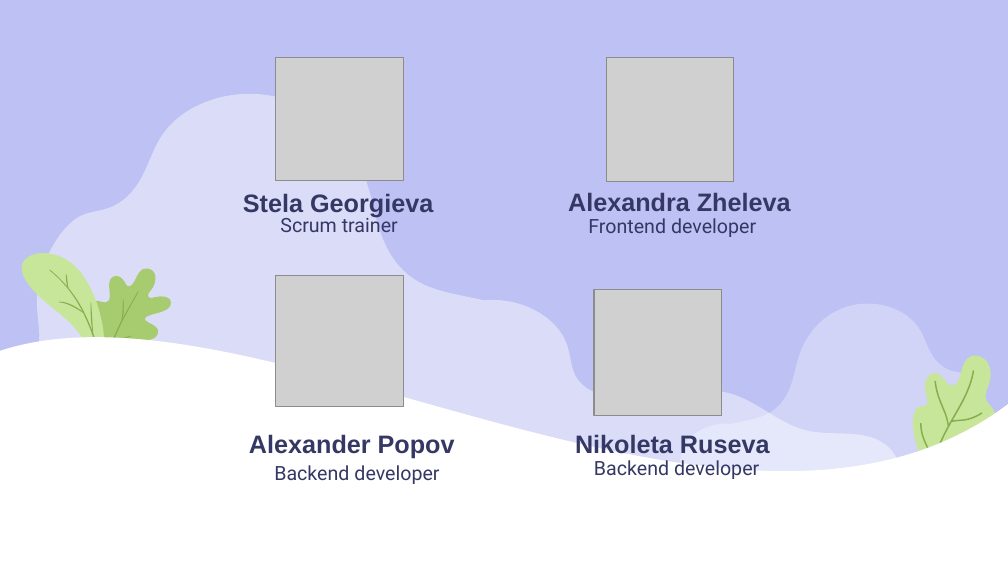
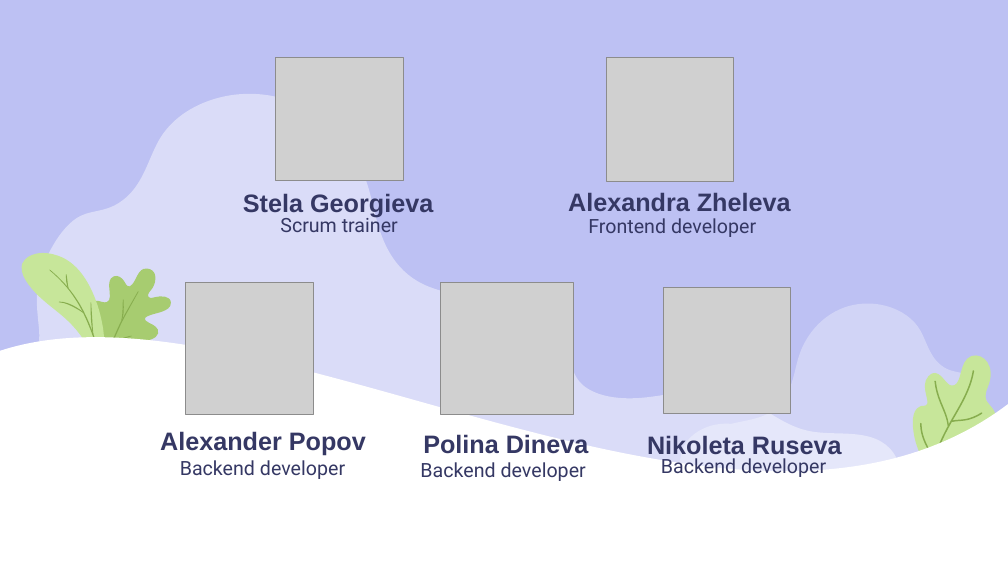
Before and after one commit to atpopov21/Timeless-Navigators, a slide deck: slide 2 of Documents/Timeless Navigators.pptx. Drawn at 1008x567 pixels with LibreOffice and Linux fonts; fonts in the diff are those of the drawing; grey boxes stand for pictures. Boxes give left, top, right and bottom in pixels: in the first picture for what was removed or moved away, otherwise in the second. Text is boxed around its words. In the diff, an @@ line names an element or a change of style, - is before the commit and + after.

Commit message:
Edit presentation and readme file

```diff
--- a/Documents/Timeless Navigators.pptx
+++ b/Documents/Timeless Navigators.pptx
@@ picture: place and size @@
-picture at box(276, 275, 403, 407)
+picture at box(185, 282, 312, 414)
@@ picture added at box(440, 282, 574, 414) @@
@@ picture: place and size @@
-picture at box(594, 289, 721, 415)
+picture at box(663, 287, 790, 413)
@@ title "Alexander Popov": place and size @@
-title "Alexander Popov" at box(249, 434, 455, 459)
+title "Alexander Popov" at box(160, 431, 366, 455)
@@ title "Nikoleta Ruseva" rewrapped from box(575, 434, 770, 454) to box(647, 435, 842, 459) @@
@@ subtitle "Backend developer": place and size @@
-subtitle "Backend developer" at box(274, 465, 439, 484)
+subtitle "Backend developer" at box(180, 460, 345, 479)
@@ text added at box(423, 434, 589, 454), 18 pt, text #353864, bold @@
+Polina Dineva
@@ subtitle "Backend developer": place and size @@
-subtitle "Backend developer" at box(594, 460, 759, 479)
+subtitle "Backend developer" at box(661, 458, 826, 477)
@@ text added at box(420, 462, 586, 481), 14 pt, text #353864 @@
+Backend developer
```
Also in this commit, not shown: 2 other files.
